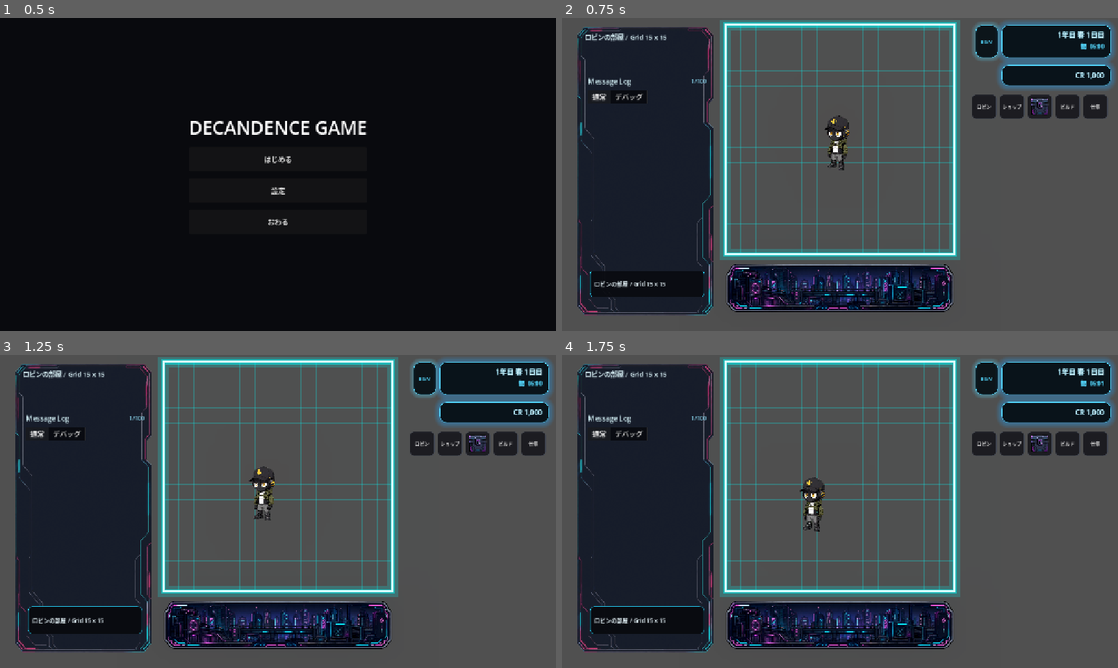
Above: before the commit, frames 1-4 (two rows, left to right).
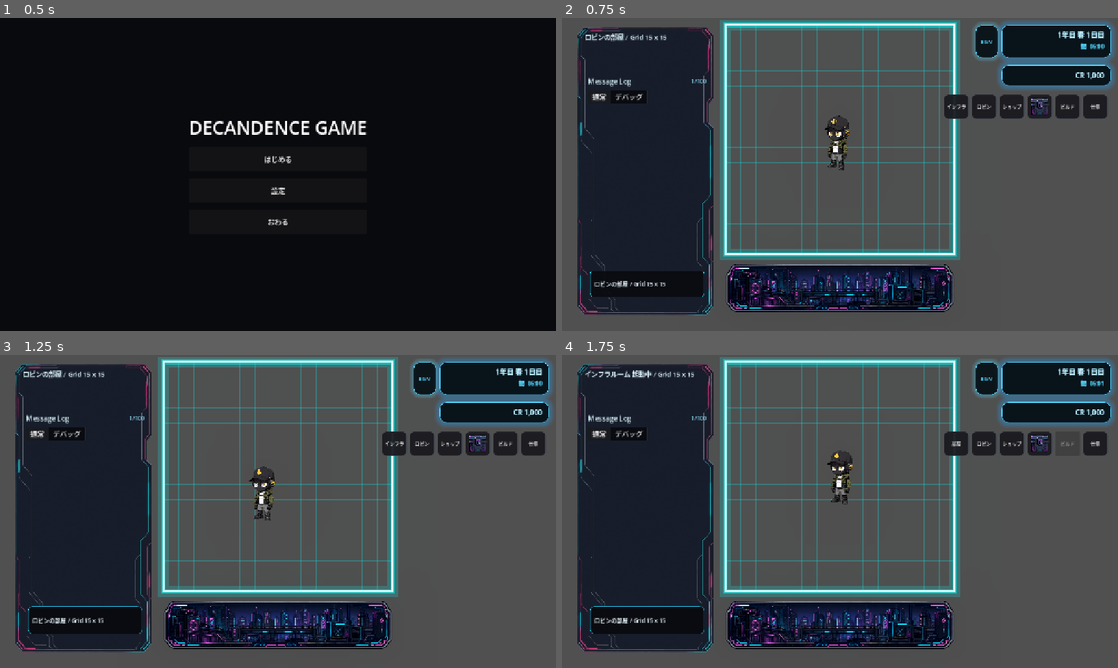
Above: after the commit, the same moments.

Repository: grimoire1089-coder/optimistic
Game: Godot game, scene res://Scenes/Boot/TitleScene.tscn
Same seed, same stepped clock (60 frames per second), same inputs: the game is played once before the commit and once after it. Sound files missing from this copy of the repository are replaced by a short silence.
Inputs (mouse positions are in pixels of both pictures, inside the frame that each line leads up to):
- Up to frame 1 (0.5 s): no input
- Up to frame 2 (0.75 s): click "はじめる" at 0.5 s
- Up to frame 3 (1.25 s): no input
- Up to frame 4 (1.75 s): click (956, 442) at 1.25 s, where only the run after the commit has a clickable "インフラ"

Frame 1 is identical in both runs. In frame 2, 0.3% of the frame differs, in the area x 68-73%, y 24-33%; in frame 3, 0.3%; in frame 4, 1.8%, in the area x 4-93%, y 4-57%.

Commit message:
Place infrastructure travel button in right HUD row

Diff:
--- a/Scripts/Scenes/Main/MainScene.gd
+++ b/Scripts/Scenes/Main/MainScene.gd
@@ -5,8 +5,8 @@
 const TRAVEL_BUTTONS_ROOT_SCENE_PATH := "res://Scenes/Main/Modules/MainSceneTravelButtonsRoot.tscn"
 const LOCATION_BACKGROUND_SCRIPT_PATH := "res://Scripts/Maps/Location/LocationBackgroundNode.gd"
 const DEFAULT_LOCATION_BACKGROUND_TEXTURE_PATH := "res://Assets/Maps/Location/Location_001.png"
-const LEFT_TRAVEL_BUTTON_POSITION := Vector2(52.0, 72.0)
-const LEFT_TRAVEL_BUTTON_SIZE := Vector2(180.0, 38.0)
+const RIGHT_TRAVEL_BUTTON_POSITION := Vector2(-400.0, 176.0)
+const RIGHT_TRAVEL_BUTTON_SIZE := Vector2(56.0, 56.0)
 
 @onready var debug_label: Label = $CanvasLayer/DebugLabel
 @onready var robin: RobinWanderActor = $Robin
@@ -70,8 +70,8 @@
 	_ensure_location_background()
 
 	var travel_buttons_root := _ensure_travel_buttons_root()
-	_ensure_map_travel_button(travel_buttons_root, "ToInfrastructureRoomButton", "インフラへ", "インフラルームへ移動", true)
-	_ensure_map_travel_button(travel_buttons_root, "ToRobinRoomButton", "部屋へ戻る", "ロビンの部屋へ戻る", false)
+	_ensure_map_travel_button(travel_buttons_root, "ToInfrastructureRoomButton", "インフラ", "インフラルームへ移動", true)
+	_ensure_map_travel_button(travel_buttons_root, "ToRobinRoomButton", "部屋", "ロビンの部屋へ戻る", false)
 
 	var map_travel_module := _ensure_main_child_from_scene("MainSceneMapTravelModule", MAP_TRAVEL_MODULE_SCENE_PATH)
 	if map_travel_module != null:
@@ -118,16 +118,31 @@
 
 	var existing_root := canvas_layer.get_node_or_null("MainSceneTravelButtons") as Control
 	if existing_root != null:
+		_configure_travel_buttons_root(existing_root)
 		return existing_root
 
 	var root := _instantiate_scene(TRAVEL_BUTTONS_ROOT_SCENE_PATH) as Control
 	if root == null:
 		root = Control.new()
 	root.name = "MainSceneTravelButtons"
+	_configure_travel_buttons_root(root)
 	canvas_layer.add_child(root)
 	return root
 
 
+func _configure_travel_buttons_root(root: Control) -> void:
+	if root == null:
+		return
+	root.anchor_left = 0.0
+	root.anchor_top = 0.0
+	root.anchor_right = 1.0
+	root.anchor_bottom = 1.0
+	root.offset_left = 0.0
+	root.offset_top = 0.0
+	root.offset_right = 0.0
+	root.offset_bottom = 0.0
+
+
 func _instantiate_scene(scene_path: String) -> Node:
 	if scene_path.is_empty():
 		return null
@@ -144,22 +159,26 @@
 		return null
 	var existing_button := parent.get_node_or_null(button_name) as Button
 	if existing_button != null:
-		_configure_left_travel_button(existing_button, text_value, tooltip_value, visible_on_start)
+		_configure_right_travel_button(existing_button, text_value, tooltip_value, visible_on_start)
 		return existing_button
 
 	var button := Button.new()
 	button.name = button_name
-	_configure_left_travel_button(button, text_value, tooltip_value, visible_on_start)
+	_configure_right_travel_button(button, text_value, tooltip_value, visible_on_start)
 	parent.add_child(button)
 	return button
 
 
-func _configure_left_travel_button(button: Button, text_value: String, tooltip_value: String, visible_on_start: bool) -> void:
-	button.custom_minimum_size = LEFT_TRAVEL_BUTTON_SIZE
-	button.offset_left = LEFT_TRAVEL_BUTTON_POSITION.x
-	button.offset_top = LEFT_TRAVEL_BUTTON_POSITION.y
-	button.offset_right = LEFT_TRAVEL_BUTTON_POSITION.x + LEFT_TRAVEL_BUTTON_SIZE.x
-	button.offset_bottom = LEFT_TRAVEL_BUTTON_POSITION.y + LEFT_TRAVEL_BUTTON_SIZE.y
+func _configure_right_travel_button(button: Button, text_value: String, tooltip_value: String, visible_on_start: bool) -> void:
+	button.custom_minimum_size = RIGHT_TRAVEL_BUTTON_SIZE
+	button.anchor_left = 1.0
+	button.anchor_top = 0.0
+	button.anchor_right = 1.0
+	button.anchor_bottom = 0.0
+	button.offset_left = RIGHT_TRAVEL_BUTTON_POSITION.x
+	button.offset_top = RIGHT_TRAVEL_BUTTON_POSITION.y
+	button.offset_right = RIGHT_TRAVEL_BUTTON_POSITION.x + RIGHT_TRAVEL_BUTTON_SIZE.x
+	button.offset_bottom = RIGHT_TRAVEL_BUTTON_POSITION.y + RIGHT_TRAVEL_BUTTON_SIZE.y
 	button.mouse_default_cursor_shape = Control.CURSOR_POINTING_HAND
 	button.text = text_value
 	button.tooltip_text = tooltip_value
@@ -237,13 +256,24 @@
 	_set_canvas_button_disabled("ShopButton", is_disabled)
 	_set_canvas_button_disabled("InventoryButton", is_disabled)
 	_set_canvas_button_disabled("WorkCreditButton", is_disabled)
+	_set_canvas_button_disabled("ToInfrastructureRoomButton", is_disabled)
+	_set_canvas_button_disabled("ToRobinRoomButton", is_disabled)
 
 
 func _set_canvas_button_disabled(node_name: String, is_disabled: bool) -> void:
-	var button := canvas_layer.get_node_or_null(node_name) as BaseButton
-	if button == null:
-		return
-	button.disabled = is_disabled
+	if canvas_layer == null:
+		return
+	var direct_button := canvas_layer.get_node_or_null(node_name) as BaseButton
+	if direct_button != null:
+		direct_button.disabled = is_disabled
+		return
+	var travel_root := canvas_layer.get_node_or_null("MainSceneTravelButtons")
+	if travel_root == null:
+		return
+	var travel_button := travel_root.get_node_or_null(node_name) as BaseButton
+	if travel_button == null:
+		return
+	travel_button.disabled = is_disabled
 
 
 func _push_startup_message(message: String) -> void:
